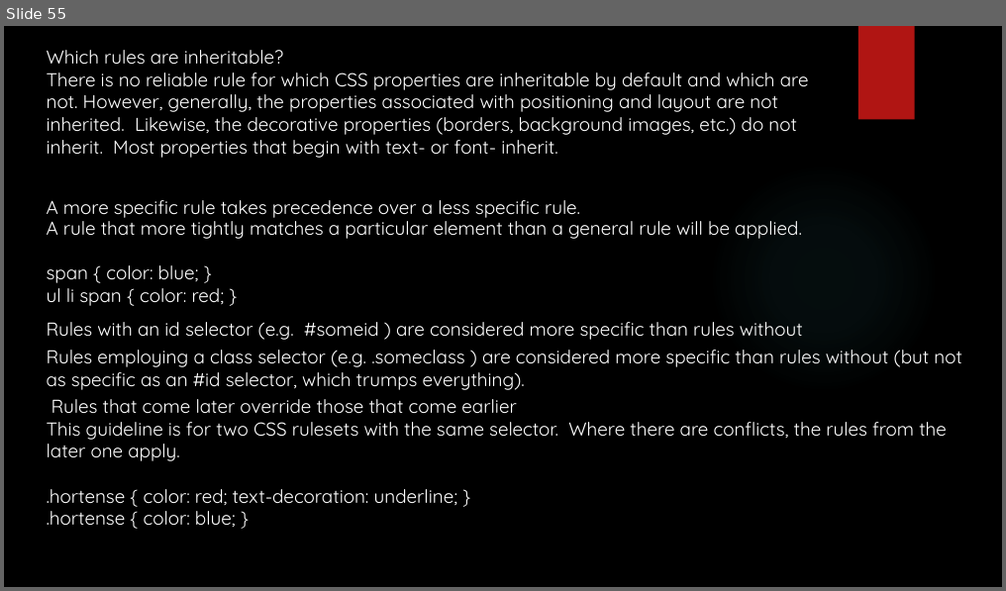
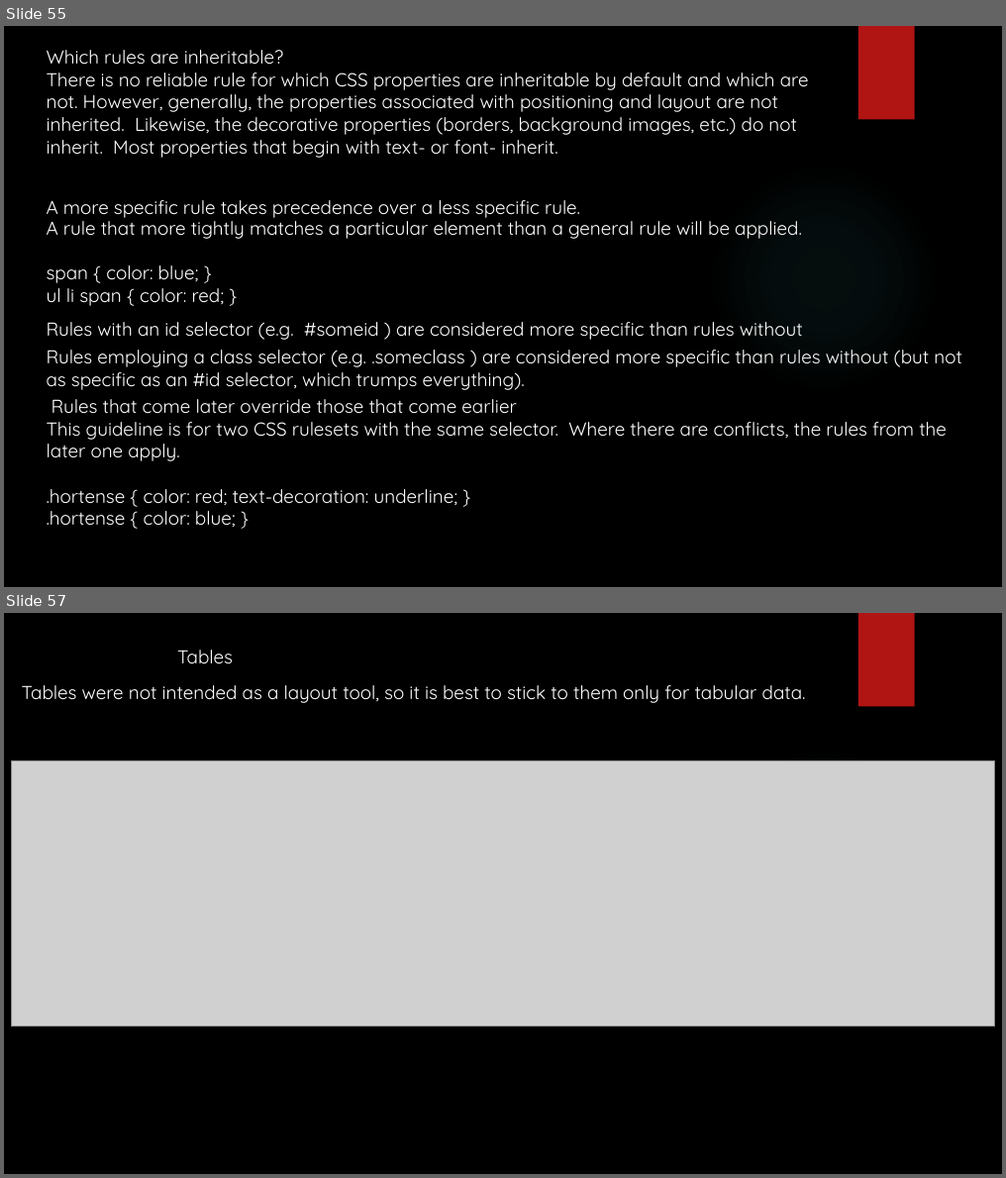
Before and after one commit to yogeshwar1996/HTML5CSS, a slide deck: Fundamentals of HTML and CSS.pptx. Shown one above the other, each under a label of ours: slide 55 before the commit, slides 55 and 57 after it; the slides between them are not shown. The pictures are 1006x591 and 1006x1178 pixels, drawn with LibreOffice and Linux fonts; fonts in the diff are those of the drawing; grey boxes stand for pictures; background and template pictures are left out. Boxes give left, top, right and bottom in pixels: in the first picture for what was removed or moved away, otherwise in the second. Text is boxed around its words. In the diff, an @@ line names an element or a change of style, - is before the commit and + after.

Commit message:
Intro to tables

```diff
--- a/Fundamentals of HTML and CSS.pptx
+++ b/Fundamentals of HTML and CSS.pptx
@@ slide 57 added at box(4, 613, 1002, 1174), background picture (left out); not listed: 2 template elements that a slide beside it also shows @@
@@ text added at box(177, 650, 233, 664), 18 pt, text #FFFFFF @@
+Tables
@@ text added at box(22, 685, 806, 703), 18 pt, text #FFFFFF @@
+Tables were not intended as a layout tool, so it is best to stick to them only for tabular data.
@@ picture added at box(12, 761, 995, 1026) @@
```
Also in this commit, not shown: 1 slide changed, 1 other slide added, 1 slide removed.
